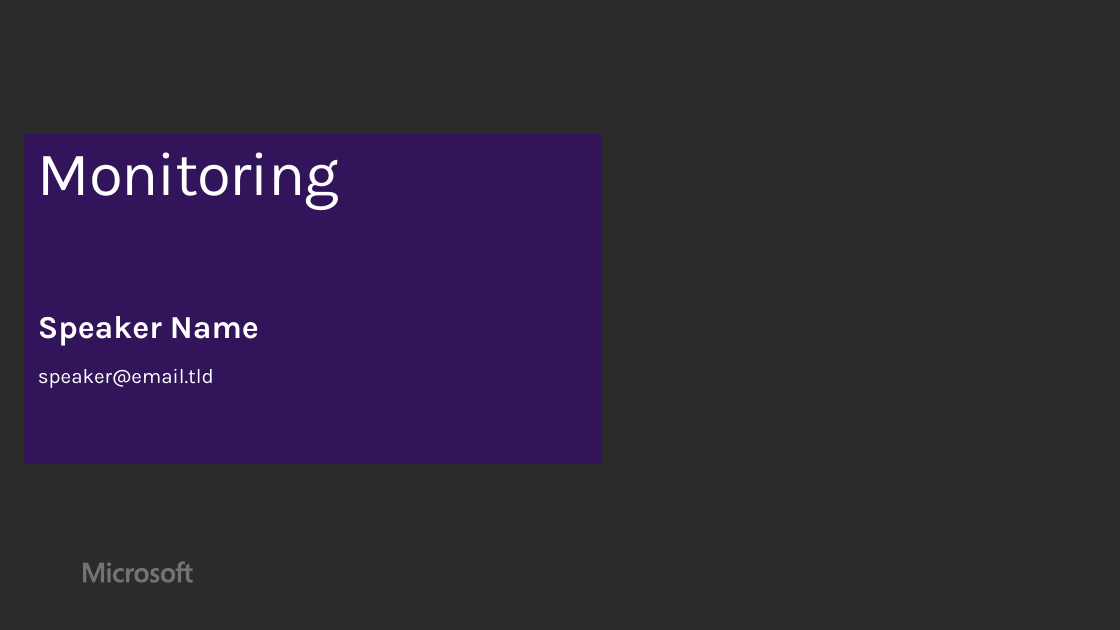
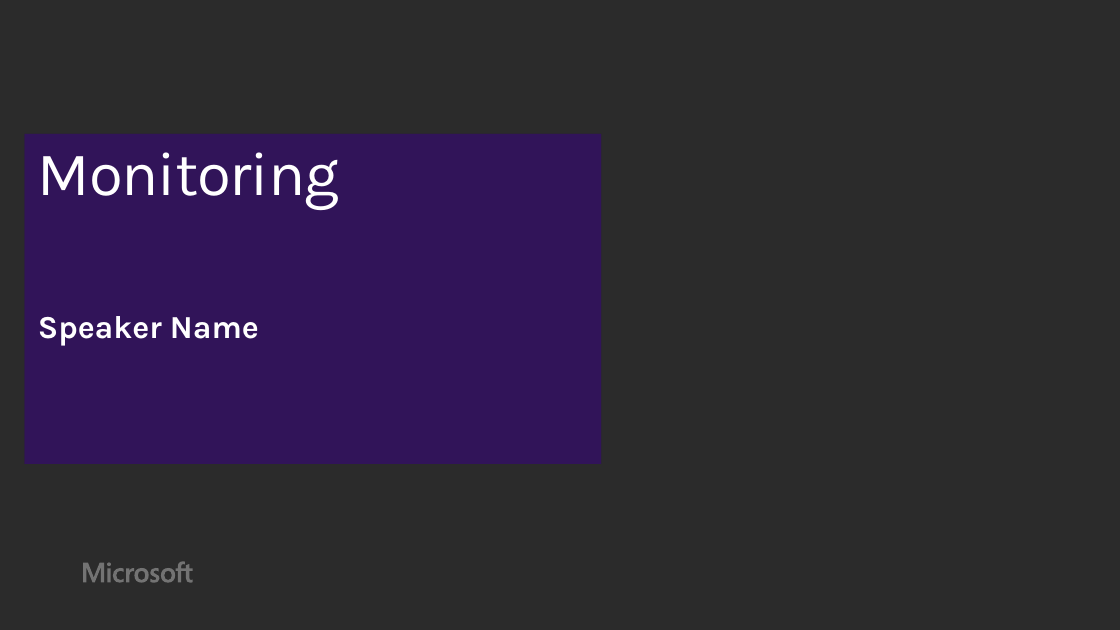
Before and after one commit to wely/DevCamp, a slide deck: slide 1 of Presentation/Module06-Monitoring.pptx. Drawn at 1120x630 pixels with LibreOffice and Linux fonts; fonts in the diff are those of the drawing; background and template pictures are left out; a plain dark background stands for a picture behind light text. Boxes give left, top, right and bottom in pixels: in the first picture for what was removed or moved away, otherwise in the second. Text is boxed around its words. In the diff, an @@ line names an element or a change of style, - is before the commit and + after.

```diff
--- a/Presentation/Module06-Monitoring.pptx
+++ b/Presentation/Module06-Monitoring.pptx
@@ text at box(38, 369, 214, 388): paragraph removed @@
-speaker@email.tld
```
Also in this commit, not shown: 1 other file.
